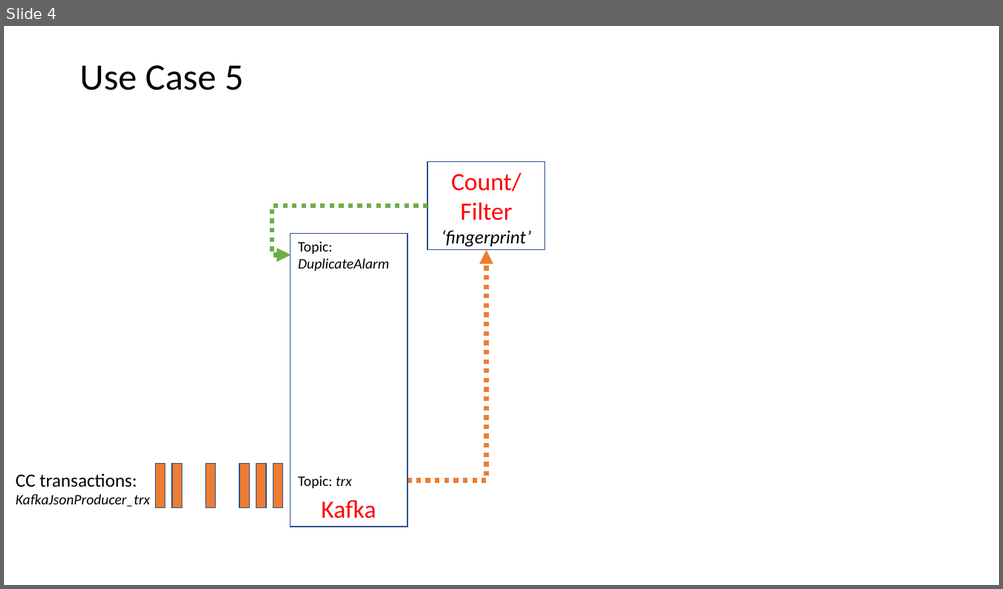
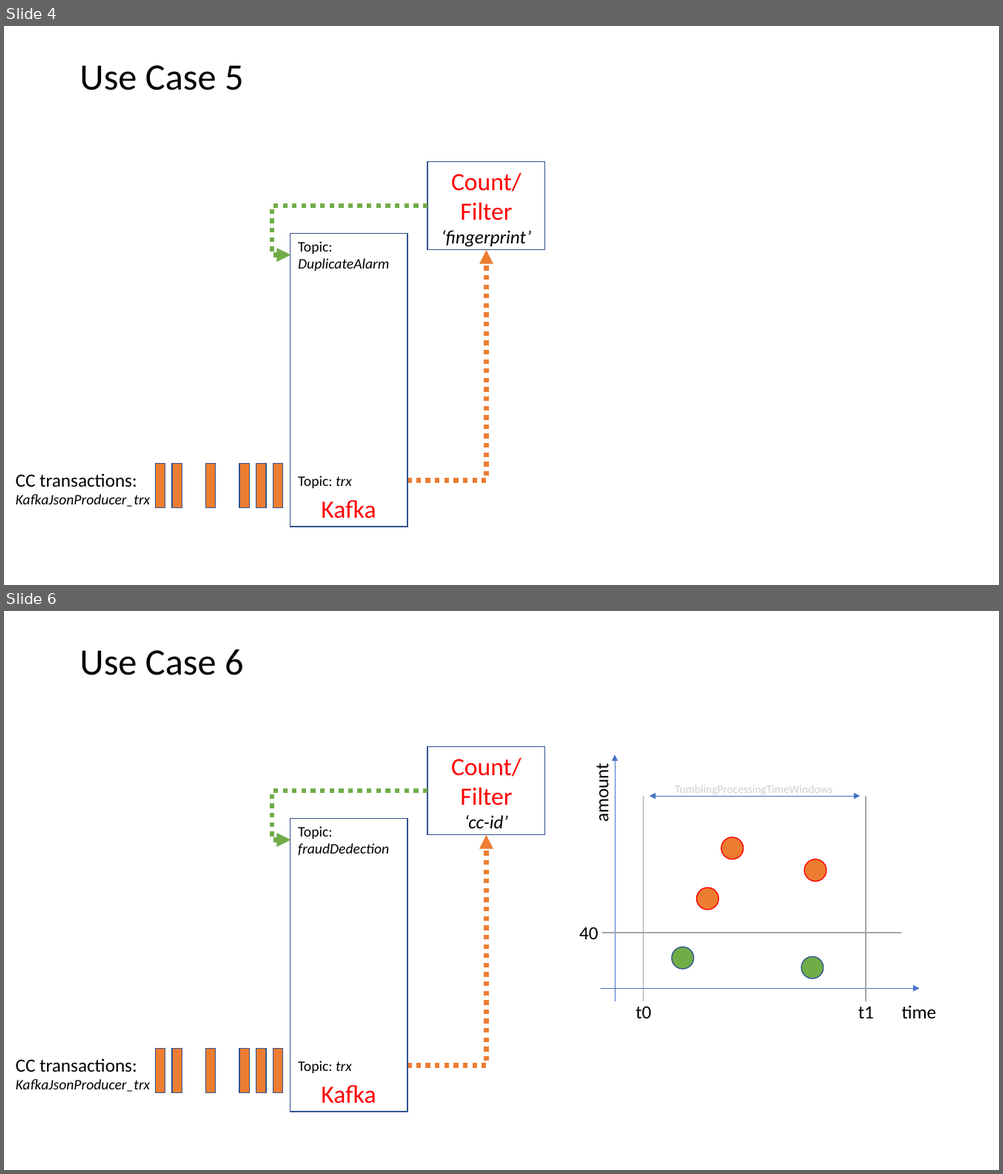
Before and after one commit to tspannhw/Streaming, a slide deck: Images/Presentation1.pptx. Shown one above the other, each under a label of ours: slide 4 before the commit, slides 4 and 6 after it; the slides between them are not shown. The pictures are 1003x589 and 1003x1174 pixels, drawn with LibreOffice and Linux fonts; fonts in the diff are those of the drawing. Boxes give left, top, right and bottom in pixels: in the first picture for what was removed or moved away, otherwise in the second. Text is boxed around its words. In the diff, an @@ line names an element or a change of style, - is before the commit and + after.

Commit message:
add use case 6 - fraud cc transaction alert update readme

```diff
--- a/Images/Presentation1.pptx
+++ b/Images/Presentation1.pptx
@@ slide 6 added at bbox=[4, 611, 999, 1170], background #FFFFFF @@
@@ title added at bbox=[79, 649, 244, 675], 36 pt, text #000000 @@
+Use Case 6
@@ rectangle added at bbox=[428, 747, 545, 834], fill #FFFFFF, outline #325491 1 pt, 24 pt, text #FF0000 @@
+Count/
+Filter
+‘cc-id’
@@ arrow added from (615, 1002) to (615, 755), #4472C4 0.5 pt @@
@@ text added at bbox=[590, 770, 613, 821], 18 pt, text #000000 @@
+amount
@@ text added at bbox=[674, 786, 832, 797], 11 pt, text #D0CECE @@
+TumblingProcessingTimeWindows
@@ elbow arrow added from (428, 791) to (290, 840), #70AD47 4.5 pt dashed @@
@@ line added from (643, 796) to (643, 1002), #A5A5A5 1 pt @@
@@ double arrow added from (649, 796) to (859, 796), #4472C4 0.5 pt @@
@@ line added from (866, 796) to (866, 1002), #A5A5A5 1 pt @@
@@ rectangle added at bbox=[290, 819, 407, 1113], fill #FFFFFF, outline #325491 1 pt, 24 pt, text #FF0000 @@
+Kafka
@@ text added at bbox=[298, 826, 389, 856], 14 pt, text #000000, italic @@
+Topic:
+fraudDedection
@@ elbow arrow added from (360, 1066) to (486, 834), #ED7D31 4.5 pt dashed @@
@@ ellipse added at bbox=[721, 838, 743, 860], fill #ED7D31, outline #FF0000 1 pt @@
@@ ellipse added at bbox=[805, 860, 827, 882], fill #ED7D31, outline #FF0000 1 pt @@
@@ ellipse added at bbox=[697, 888, 719, 910], fill #ED7D31, outline #FF0000 1 pt @@
@@ text added at bbox=[579, 927, 598, 940], 18 pt, text #000000 @@
+40
@@ line added from (603, 934) to (901, 934), #A5A5A5 1 pt @@
@@ ellipse added at bbox=[671, 948, 694, 970], fill #70AD47, outline #325491 1 pt @@
@@ ellipse added at bbox=[802, 957, 824, 980], fill #70AD47, outline #325491 1 pt @@
@@ arrow added from (600, 988) to (919, 988), #4472C4 0.5 pt @@
@@ text added at bbox=[635, 1006, 651, 1019], 18 pt, text #000000 @@
+t0
@@ text added at bbox=[858, 1006, 874, 1019], 18 pt, text #000000 @@
+t1
@@ text added at bbox=[902, 1005, 936, 1019], 18 pt, text #000000 @@
+time
@@ rectangle added at bbox=[156, 1049, 165, 1093], fill #ED7D31, outline #325491 1 pt @@
@@ rectangle added at bbox=[172, 1049, 182, 1093], fill #ED7D31, outline #325491 1 pt @@
@@ rectangle added at bbox=[205, 1049, 215, 1093], fill #ED7D31, outline #325491 1 pt @@
@@ rectangle added at bbox=[239, 1049, 249, 1093], fill #ED7D31, outline #325491 1 pt @@
@@ rectangle added at bbox=[256, 1049, 266, 1093], fill #ED7D31, outline #325491 1 pt @@
@@ rectangle added at bbox=[273, 1049, 283, 1093], fill #ED7D31, outline #325491 1 pt @@
@@ text added at bbox=[16, 1059, 151, 1092], 14 pt, text #000000, italic @@
+CC transactions:
+KafkaJsonProducer_trx
@@ text added at bbox=[298, 1061, 352, 1073], 14 pt, text #000000 @@
+Topic: trx
```
Also in this commit, not shown: 1 slide changed, 1 other slide added, 10 other files.
